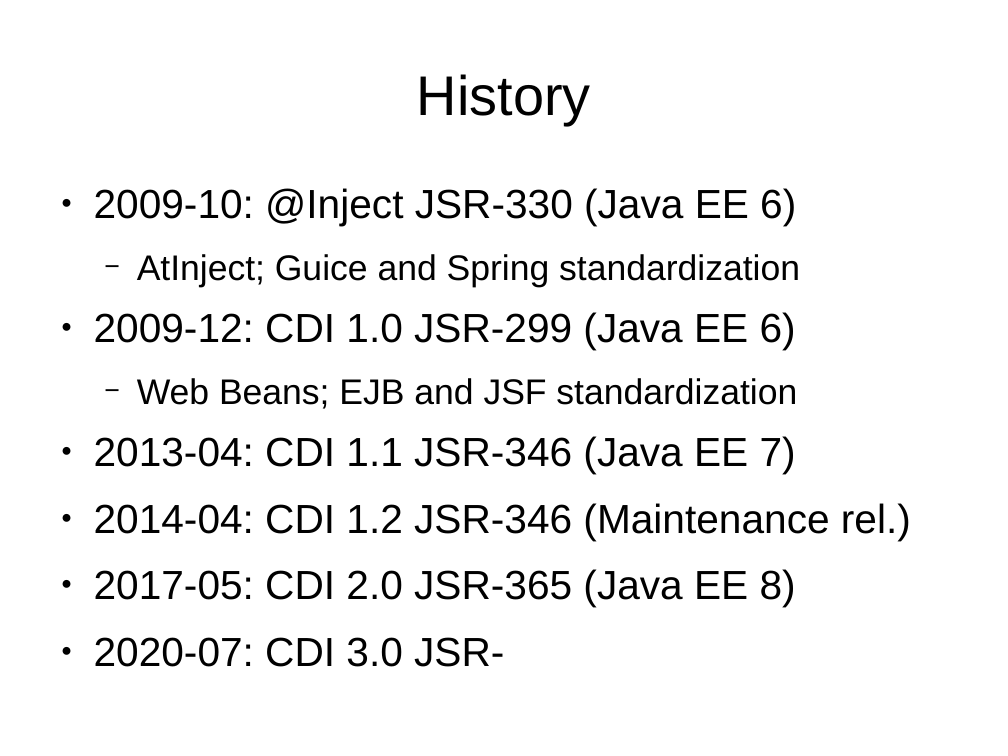
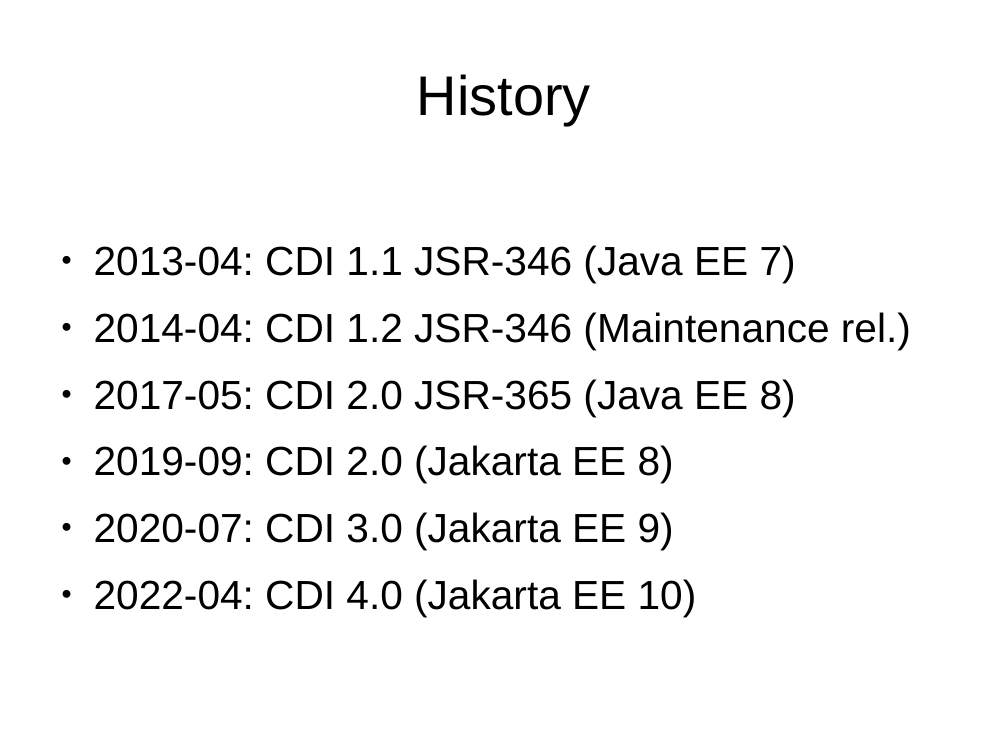
Before and after one commit to FrigoCoder/CDI, a slide deck: slide 4 of CDI.odp (slide 8 before the commit). Drawn at 1008x756 pixels with LibreOffice and Linux fonts; fonts in the diff are those of the drawing. Boxes give left, top, right and bottom in pixels: in the first picture for what was removed or moved away, otherwise in the second. Text is boxed around its words. In the diff, an @@ line names an element or a change of style, - is before the commit and + after.

```diff
--- a/CDI.odp
+++ b/CDI.odp
@@ text at (x1=94, y1=188, x2=800, y2=409): paragraphs removed @@
-● 2009-10: @Inject JSR-330 (Java EE 6)
-  − AtInject; Guice and Spring standardization
-● 2009-12: CDI 1.0 JSR-299 (Java EE 6)
-  − Web Beans; EJB and JSF standardization
@@ text at (x1=94, y1=445, x2=697, y2=617): text changed @@
-● 2020-07: CDI 3.0 JSR-
+● 2019-09: CDI 2.0 (Jakarta EE 8)
+● 2020-07: CDI 3.0 (Jakarta EE 9)
+● 2022-04: CDI 4.0 (Jakarta EE 10)
```
Also in this commit, not shown: 1 other slide changed, 1 slide added, 1 other file.
